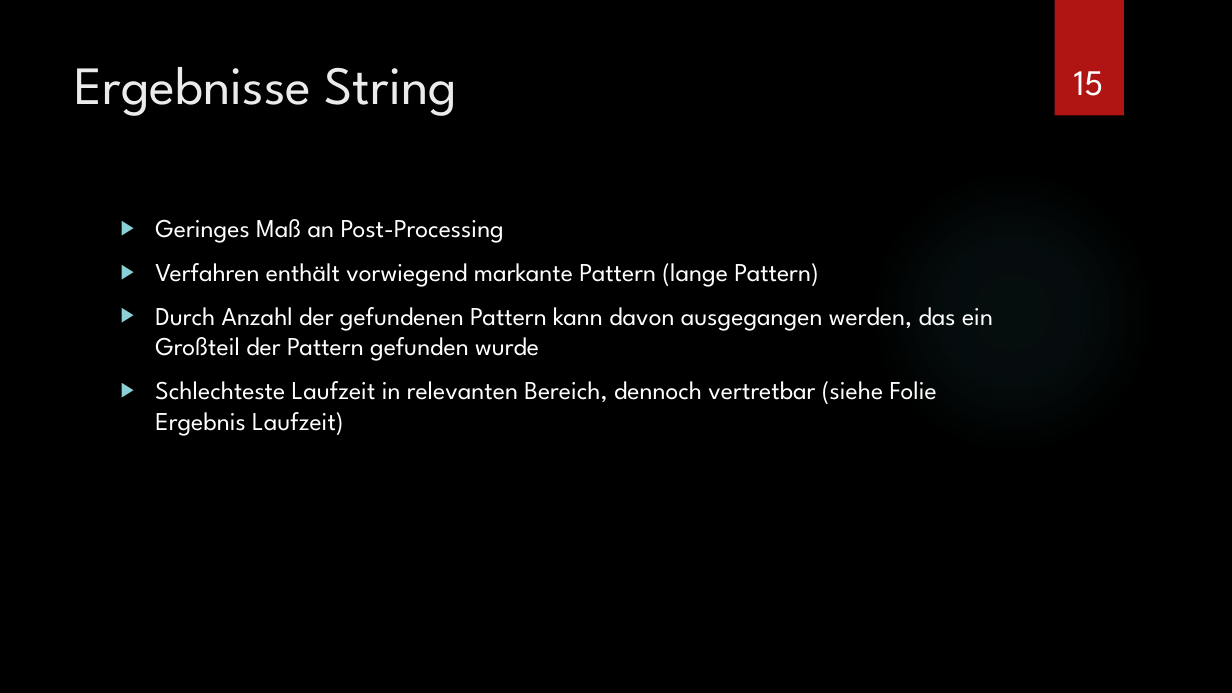
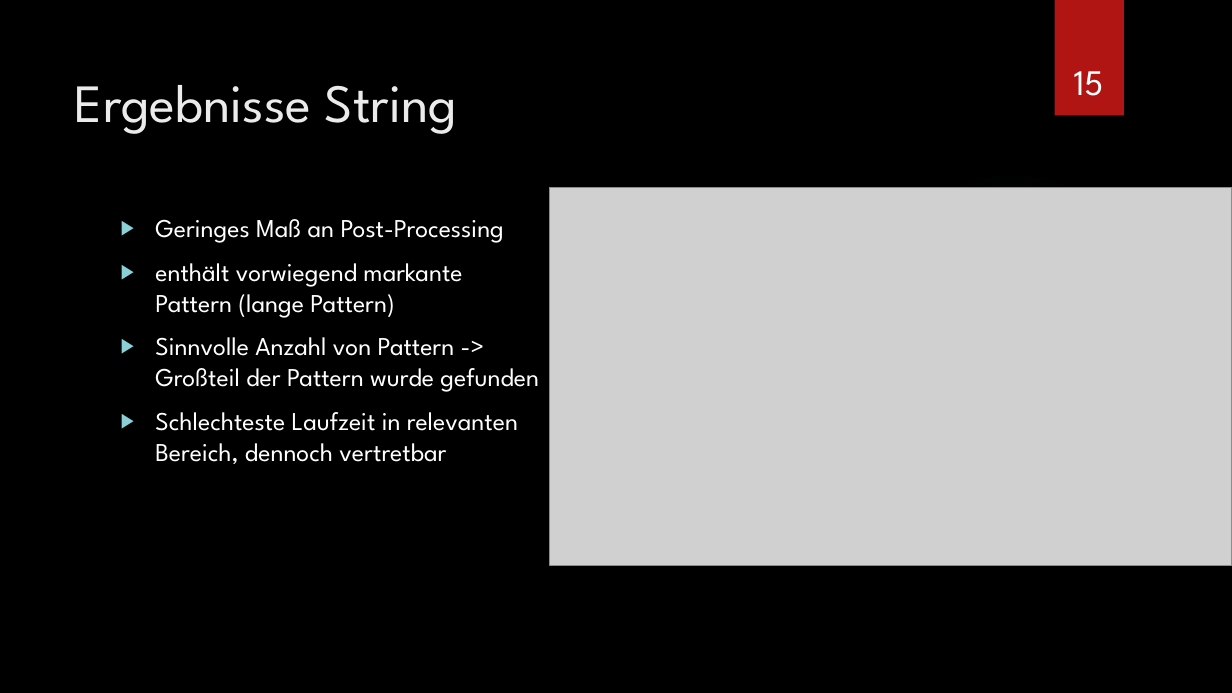
Before and after one commit to Hozeeben/Masterarbeit, a slide deck: slide 15 of Unterlagen/Masterseminar.pptx. Drawn at 1232x693 pixels with LibreOffice and Linux fonts; fonts in the diff are those of the drawing; grey boxes stand for pictures; background and template pictures are left out. Boxes give left, top, right and bottom in pixels: in the first picture for what was removed or moved away, otherwise in the second. Text is boxed around its words. In the diff, an @@ line names an element or a change of style, - is before the commit and + after.

```diff
--- a/Unterlagen/Masterseminar.pptx
+++ b/Unterlagen/Masterseminar.pptx
@@ title "Ergebnisse String" moved from (x1=75, y1=67, x2=457, y2=116) to (x1=75, y1=85, x2=457, y2=134) @@
@@ picture added at (x1=550, y1=188, x2=1232, y2=566) @@
@@ text at (x1=155, y1=263, x2=539, y2=464): text changed @@
-▶ Verfahren enthält vorwiegend markante Pattern (lange Pattern)
-▶ Durch Anzahl der gefundenen Pattern kann davon ausgegangen werden, das ein Großteil der Pattern gefunden wurde
-▶ Schlechteste Laufzeit in relevanten Bereich, dennoch vertretbar (siehe Folie Ergebnis Laufzeit)
+▶ enthält vorwiegend markante Pattern (lange Pattern)
+▶ Sinnvolle Anzahl von Pattern -> Großteil der Pattern wurde gefunden
+▶ Schlechteste Laufzeit in relevanten Bereich, dennoch vertretbar
```
Also in this commit, not shown: 13 other slides changed, 1 slide removed.
